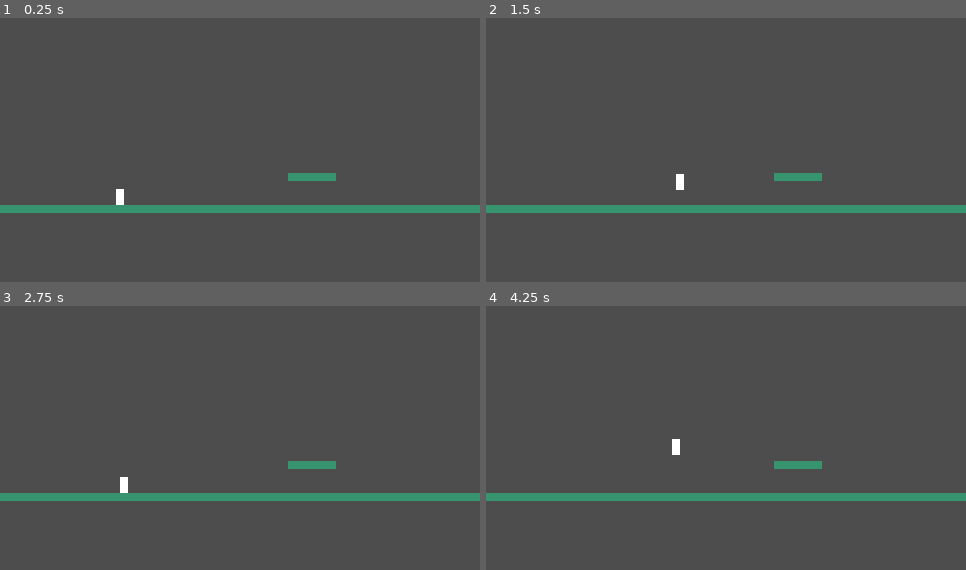
Above: before the commit, frames 1-4 (two rows, left to right).
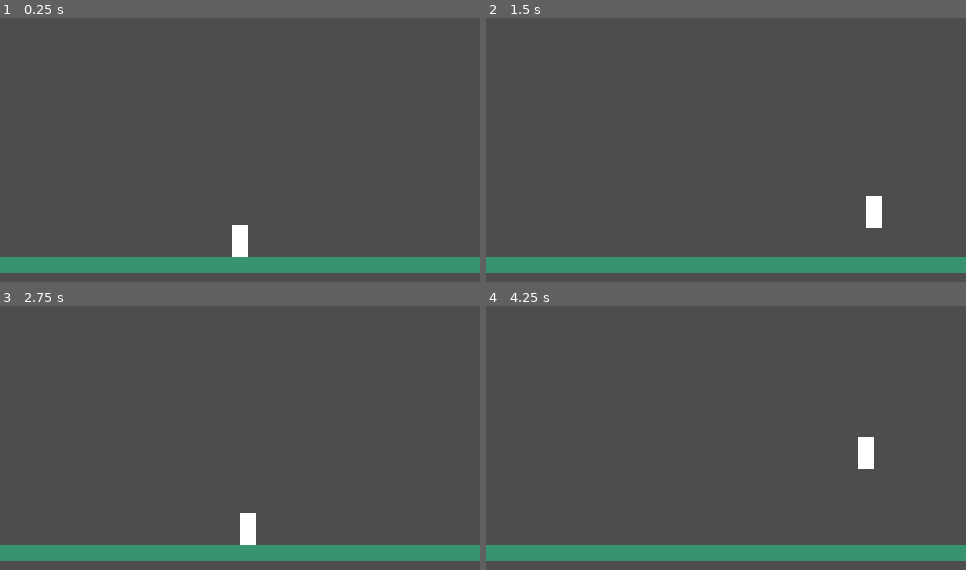
Above: after the commit, the same moments.

Repository: NTUT-NGDC/2D-Platformer-Template
Game: Godot game, scene res://tests/RoomTest.tscn
Same seed, same stepped clock (60 frames per second), same inputs: the game is played once before the commit and once after it. This scene is started directly instead of the project's main scene.
Inputs (mouse positions are in pixels of both pictures, inside the frame that each line leads up to):
- Up to frame 1 (0.25 s): no input
- Up to frame 2 (1.5 s): tap Enter at 0.5 s; move the mouse to (831, 139) at 0.52 s; hold Right (move_right) 0.53-1.25 s; tap Z at 0.6 s; click (831, 139) at 0.67 s; tap Space (jump) at 0.77 s; drag from (630, 165) to (726, 84) at 1.27 s
- Up to frame 3 (2.75 s): tap R (restart) at 2 s; move the mouse to (288, 382) at 2.02 s; hold Left (move_left) from 2.03 s (still down); tap F at 2.1 s; tap Z at 2.3 s
- Up to frame 4 (4.25 s): release Left (move_left) at 2.75 s; drag from (702, 496) to (582, 401) at 2.77 s; tap R (restart) at 3.5 s; move the mouse to (870, 480) at 3.52 s; hold Right (move_right) from 3.53 s (still down); tap Tab at 3.6 s; tap Space (jump) at 3.77 s; tap Z at 3.8 s

The runs differ from the first frame. In frame 1, 9.9% of the frame differs, in the area x 0-100%, y 58-97%; in frame 2, 9.8%; in frame 3, 9.9%; in frame 4, 9.9%.

Commit message:
U76 CameraRig 房間瞬切
Co-Authored-By: Claude Opus 5.5 <noreply@anthropic.com>

Diff:
--- a/levels/_shared/CameraRig.gd
+++ b/levels/_shared/CameraRig.gd
@@ -1,31 +1,47 @@
 extends Camera2D
 
-# 接 Events.shake_requested，執行螢幕震動。
-# 預設固定視角，不跟隨玩家：掛在關卡場景根節點底下，跟 Player 是平行關係
-# （見 levels/_shared/LevelBase.tscn，Gym.tscn 與 _Template.tscn 皆繼承自此）。
-# 大部分關卡如果要對準不同的可視範圍，改這個節點的 position，不用開跟隨。
-# 需要跟隨玩家的關卡（例如場地比一個畫面寬很多）才把 follow_player 打開。
+# 接 Events.shake_requested，執行螢幕震動；接 Events.room_entered，瞬間切到房間中心。
+# 掛在關卡場景根節點底下，跟 Player 是平行關係。
+# 場景裡有 Room 時：玩家進哪個房間，鏡頭就直接跳到那個房間中心，沒有平滑移動。
+# 場景裡沒有 Room 時：維持這個節點原本擺的位置不動；follow_player 打開的話改成跟著玩家跑
+#（只當沒有房間時的備用，例如展示間那種一路橫向走的長場地）。
+# 震動是疊加在鏡頭位置上的偏移（offset），不會改到房間中心。
 
-## 開啟後鏡頭會跟著玩家跑，不開就維持原本固定不動的視角
+## 場景裡沒有任何房間時，鏡頭要不要跟著玩家跑；有房間時一律以房間為準，這個設定不生效
 @export var follow_player: bool = false
 
 var _shake_strength: float = 0.0
 var _shake_duration: float = 0.0
 var _shake_time_left: float = 0.0
 var _follow_target: Node2D = null
+var _has_room: bool = false
 
+# 接上震動與房間訊號；只有跟隨模式才開平滑，房間切換要瞬切
 func _ready() -> void:
 	Events.shake_requested.connect(_on_shake_requested)
+	Events.room_entered.connect(_on_room_entered)
 	if follow_player:
 		position_smoothing_enabled = true
 
+# 玩家進入房間：直接把鏡頭放到房間中心，不做任何平滑。第一次進房間時順便關掉跟隨
+func _on_room_entered(room: Node) -> void:
+	if not _has_room:
+		_has_room = true
+		if follow_player:
+			print("[鏡頭] 場景裡有房間，follow_player 不生效，改成跟著房間切換")
+		position_smoothing_enabled = false
+	global_position = room.get_center()
+	reset_smoothing()
+
+# 接到震動請求，記下強度與持續時間
 func _on_shake_requested(strength: float, duration: float) -> void:
 	_shake_strength = strength
 	_shake_duration = maxf(duration, 0.0001)
 	_shake_time_left = duration
 
+# 每幀更新跟隨與震動偏移
 func _process(delta: float) -> void:
-	if follow_player:
+	if follow_player and not _has_room:
 		_follow_player()
 
 	if _shake_time_left <= 0.0:
--- a/tests/RoomTest.gd
+++ b/tests/RoomTest.gd
@@ -1,14 +1,20 @@
 extends Node2D
 
 # 手動驗證用：兩個 Room 並排，Room1 用自動重生點、Room2 底下放了一個 Marker2D 當重生點。
-# 鏡頭拉遠到兩個房間都看得到（U76 才會做鏡頭瞬切），走過邊界時輸出面板會印房間名稱。
+# 鏡頭掛 CameraRig，走過邊界時應該瞬間切到另一個房間，輸出面板會印房間名稱。按 Z 測試震動。
 
 # 接上 room_entered，印出操作說明
 func _ready() -> void:
 	Events.room_entered.connect(_on_room_entered)
-	print("[測試] 往右走過兩個房間的交界，輸出面板應該印出「玩家進入 Room2」；走回來印「玩家進入 Room1」")
-	print("[測試] 站在交界上來回小步移動，只有玩家中心跨過邊界時才會印，不會一直洗版")
+	print("[測試] 往右走過兩個房間的交界：鏡頭瞬間切到 Room2（沒有滑過去），輸出面板印出「玩家進入 Room2」")
+	print("[測試] 站在交界上來回小步移動，只有玩家中心跨過邊界時才會切，不會一直閃")
+	print("[測試] 按 Z 震動鏡頭：震完應該回到房間正中央，不會偏掉")
 
 # 每次進入房間印出該房間的中心與重生點
 func _on_room_entered(room: Node) -> void:
 	print("[測試] %s 中心：%s　重生點：%s" % [room.name, room.get_center(), room.get_spawn_point()])
+
+# 除錯按鍵：Z 震動
+func _unhandled_input(event: InputEvent) -> void:
+	if event is InputEventKey and event.pressed and not event.echo and event.physical_keycode == KEY_Z:
+		Events.shake_requested.emit(6.0, 0.4)
--- a/tests/RoomTest.tscn
+++ b/tests/RoomTest.tscn
@@ -1,10 +1,11 @@
-[gd_scene load_steps=6 format=3]
+[gd_scene load_steps=7 format=3]
 
 [ext_resource type="Script" path="res://tests/RoomTest.gd" id="1"]
 [ext_resource type="PackedScene" path="res://player/Player.tscn" id="2"]
 [ext_resource type="TileSet" uid="uid://6xyxoqkb30in" path="res://art/default_tile.tres" id="3"]
 [ext_resource type="Texture2D" path="res://art/white_block.png" id="4"]
 [ext_resource type="PackedScene" path="res://blocks/Room.tscn" id="5"]
+[ext_resource type="Script" path="res://levels/_shared/CameraRig.gd" id="6"]
 
 [node name="RoomTest" type="Node2D"]
 script = ExtResource("1")
@@ -38,5 +39,5 @@
 [node name="Abilities" type="Node2D" parent="Player"]
 
 [node name="Camera2D" type="Camera2D" parent="."]
-position = Vector2(480, 136)
-zoom = Vector2(0.5, 0.5)
+position = Vector2(240, 136)
+script = ExtResource("6")
Not shown, added: blocks/_scripts/Room.gd.uid
Not shown, added: tests/RoomTest.gd.uid
Not shown, changed: documents/progress.md
